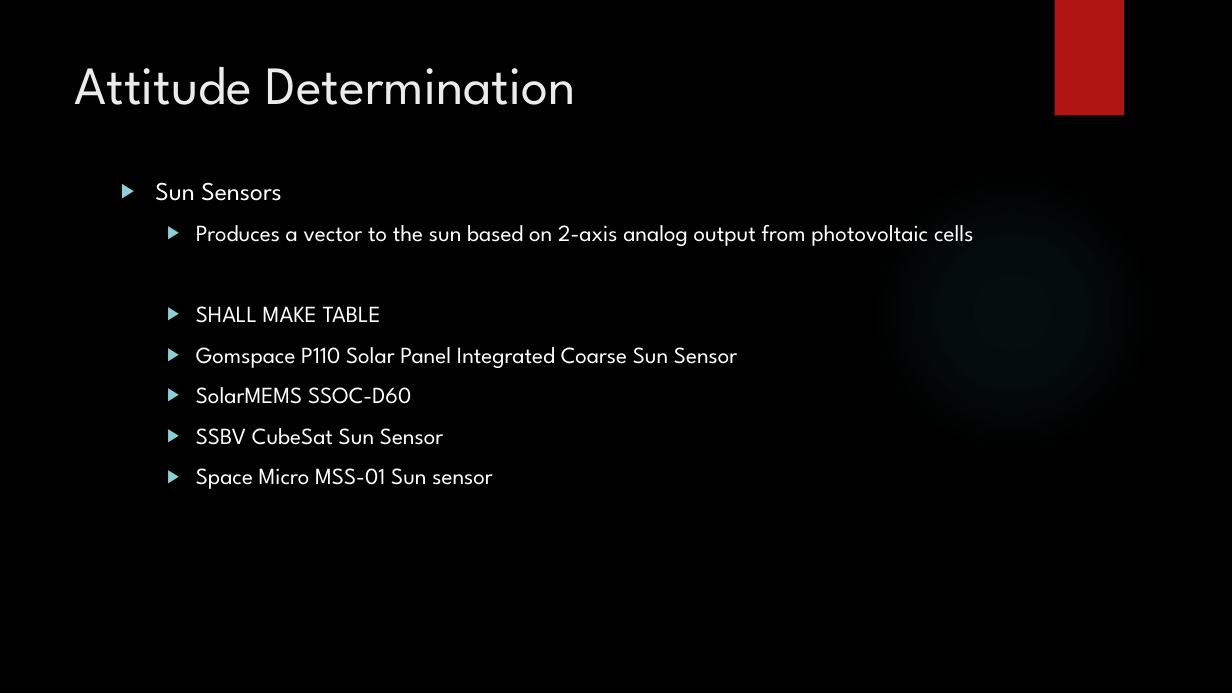
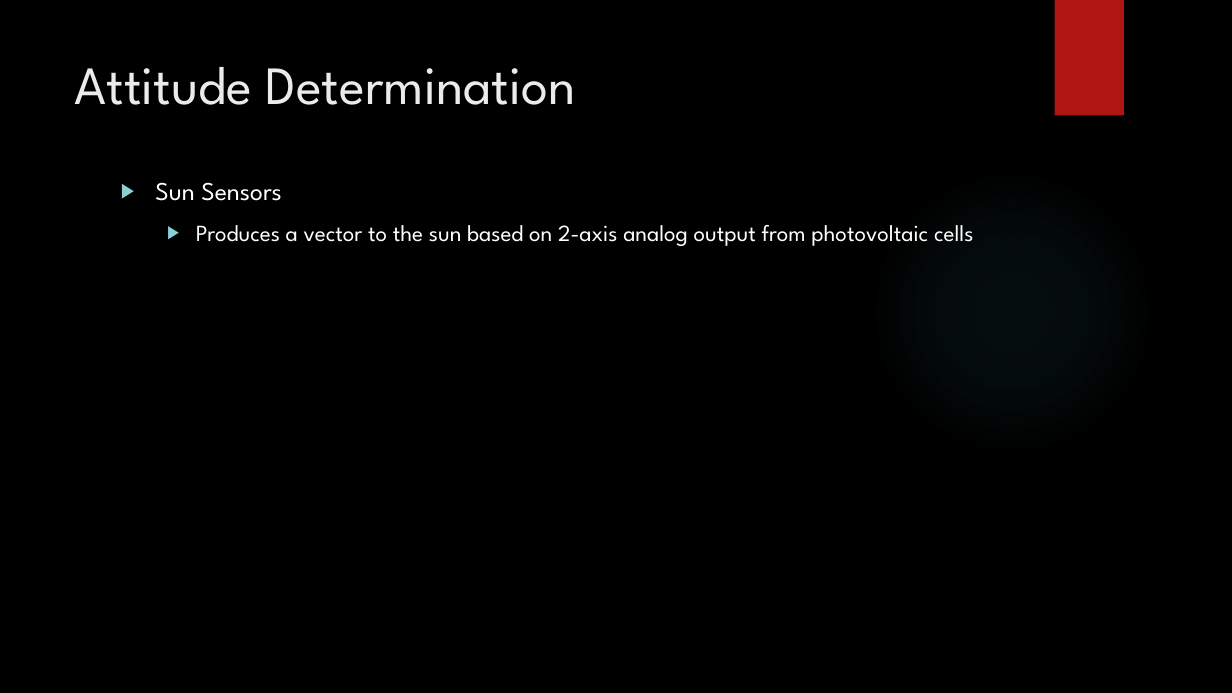
Before and after one commit to HASP-UMN/CubeSat, a slide deck: slide 12 of Presentations/PDR_Presentation.pptx. Drawn at 1232x693 pixels with LibreOffice and Linux fonts; fonts in the diff are those of the drawing; background and template pictures are left out. Boxes give left, top, right and bottom in pixels: in the first picture for what was removed or moved away, otherwise in the second. Text is boxed around its words. In the diff, an @@ line names an element or a change of style, - is before the commit and + after.

```diff
--- a/Presentations/PDR_Presentation.pptx
+++ b/Presentations/PDR_Presentation.pptx
@@ text at (x1=196, y1=306, x2=737, y2=489): paragraphs removed @@
-  ▶ SHALL MAKE TABLE
-  ▶ Gomspace P110 Solar Panel Integrated Coarse Sun Sensor
-  ▶ SolarMEMS SSOC-D60
-  ▶ SSBV CubeSat Sun Sensor
-  ▶ Space Micro MSS-01 Sun sensor
```
Also in this commit, not shown: 1 other slide changed, 1 slide added.
